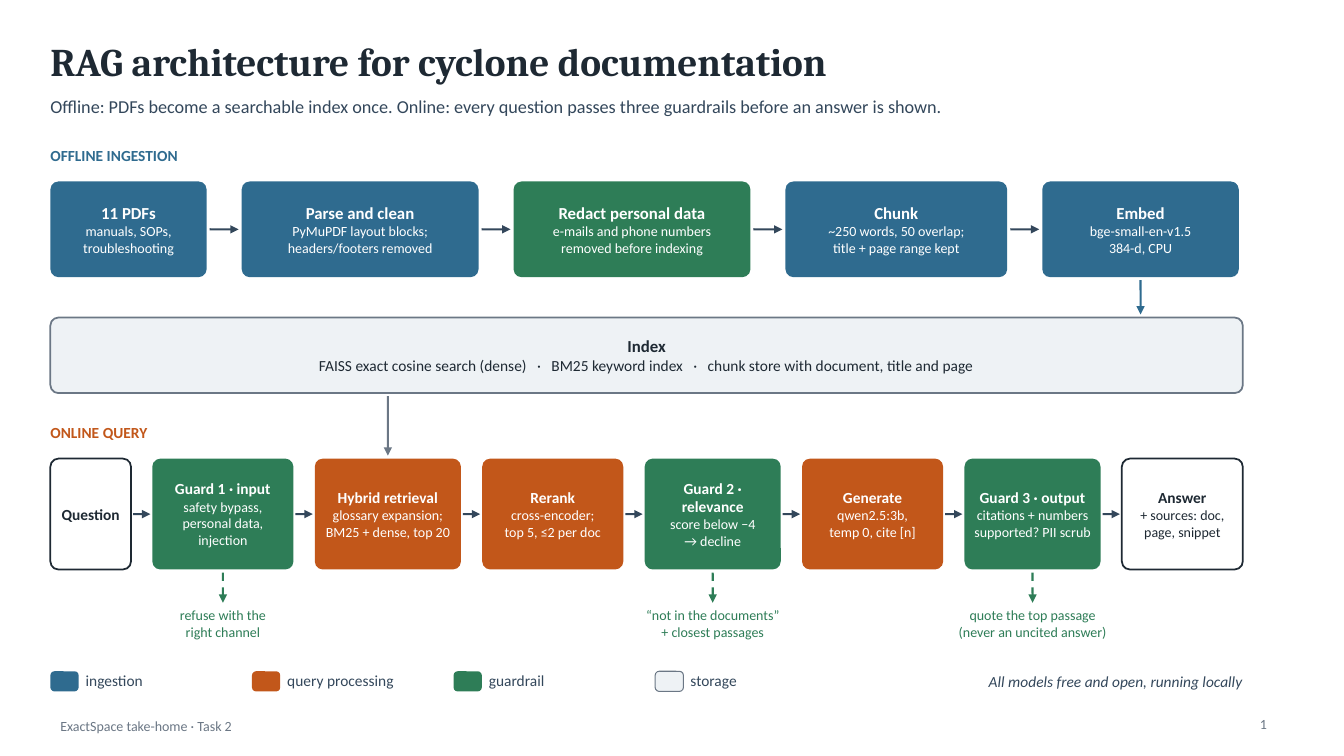
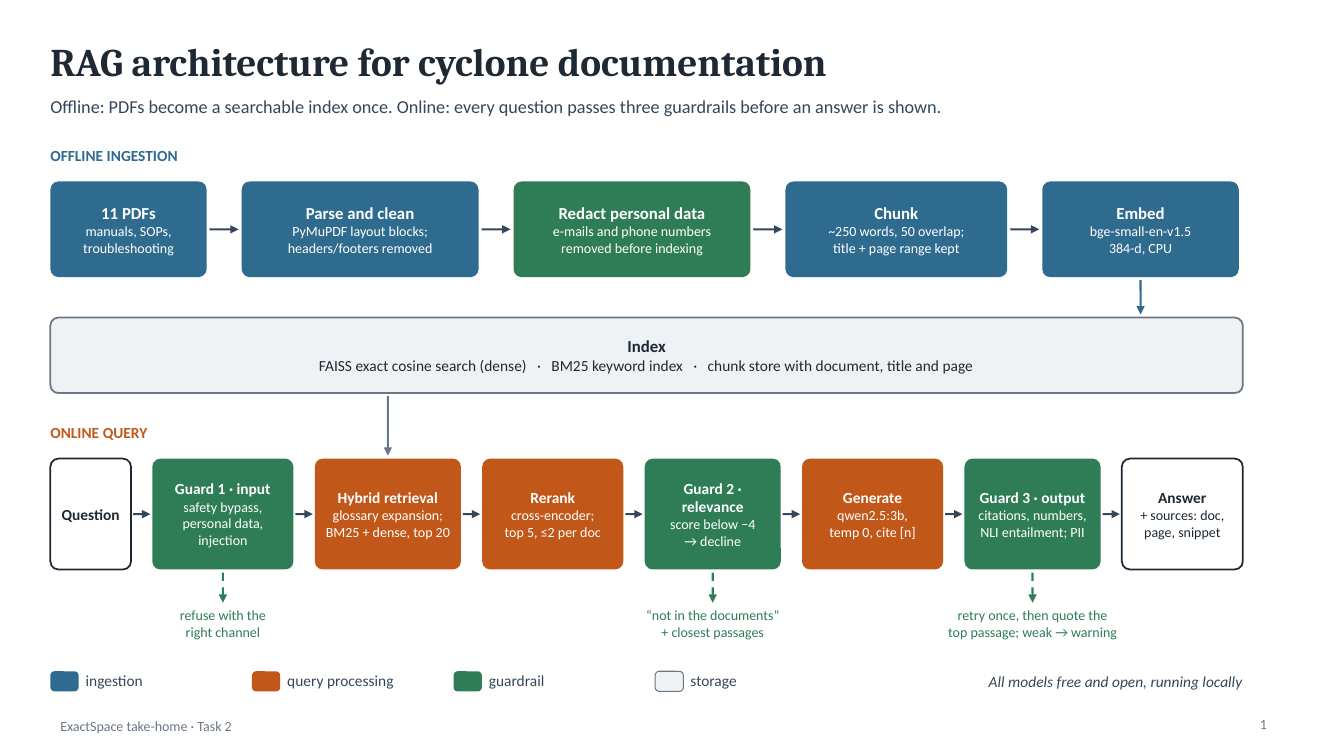
Before and after one commit to Janhwhy/exactspace-assignment, a slide deck: slide 1 of Task2/architecture_diagram.pptx. Drawn at 1344x756 pixels with LibreOffice and Linux fonts; fonts in the diff are those of the drawing. Boxes give left, top, right and bottom in pixels: in the first picture for what was removed or moved away, otherwise in the second. Text is boxed around its words. In the diff, an @@ line names an element or a change of style, - is before the commit and + after.

```diff
--- a/Task2/architecture_diagram.pptx
+++ b/Task2/architecture_diagram.pptx
@@ text in rounded rectangle at bbox=[978, 510, 1087, 539]: text changed @@
-citations + numbers
-supported? PII scrub
+citations, numbers,
+NLI entailment; PII
@@ text at bbox=[948, 610, 1117, 640]: text changed @@
-quote the top passage
-(never an uncited answer)
+retry once, then quote the
+top passage; weak → warning
```
Also in this commit, not shown: 37 other files.
